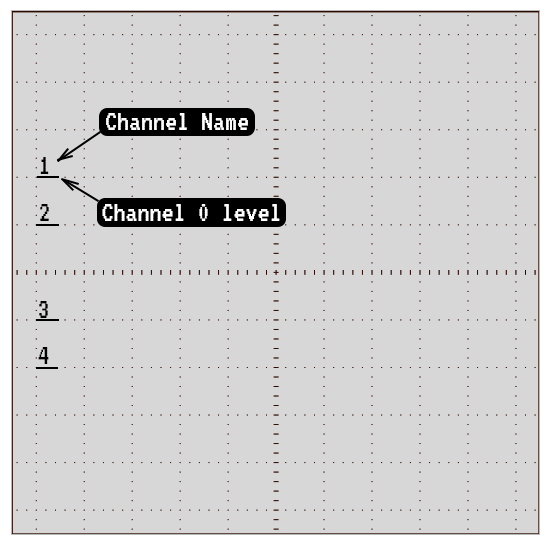
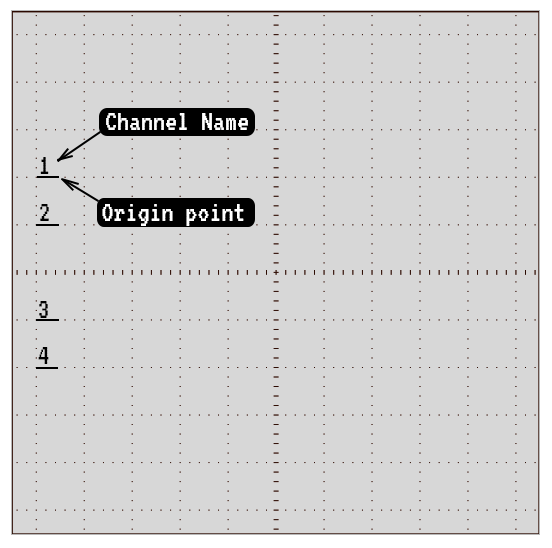
Layered file, before and after one edit (552 x 548). Changes by layer:
renamed "Channel 0 level" to "Origin point", painted on it over [103, 204, 280, 226]
painted on "Rounded Rectangle 1" over [97, 198, 286, 227]
